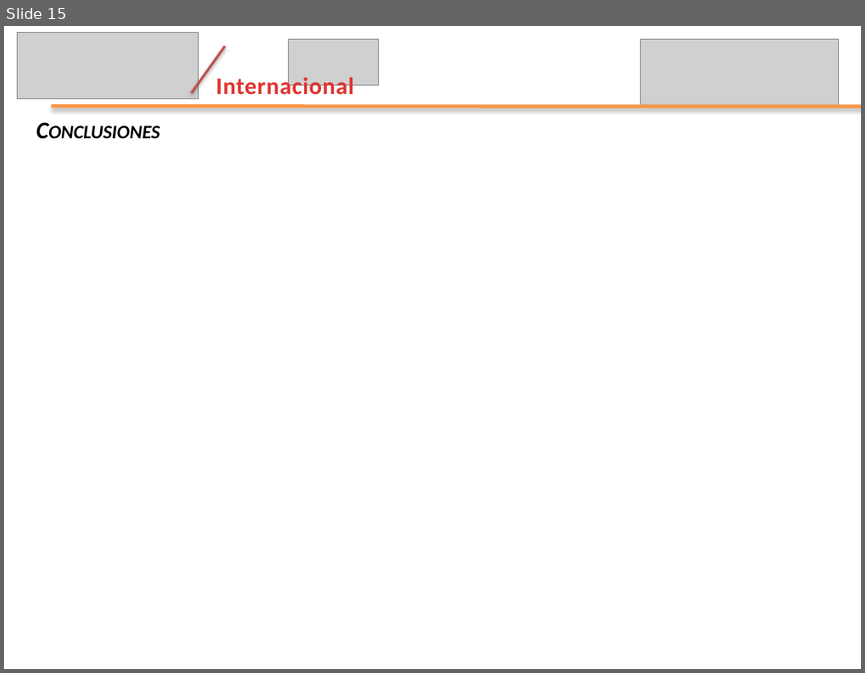
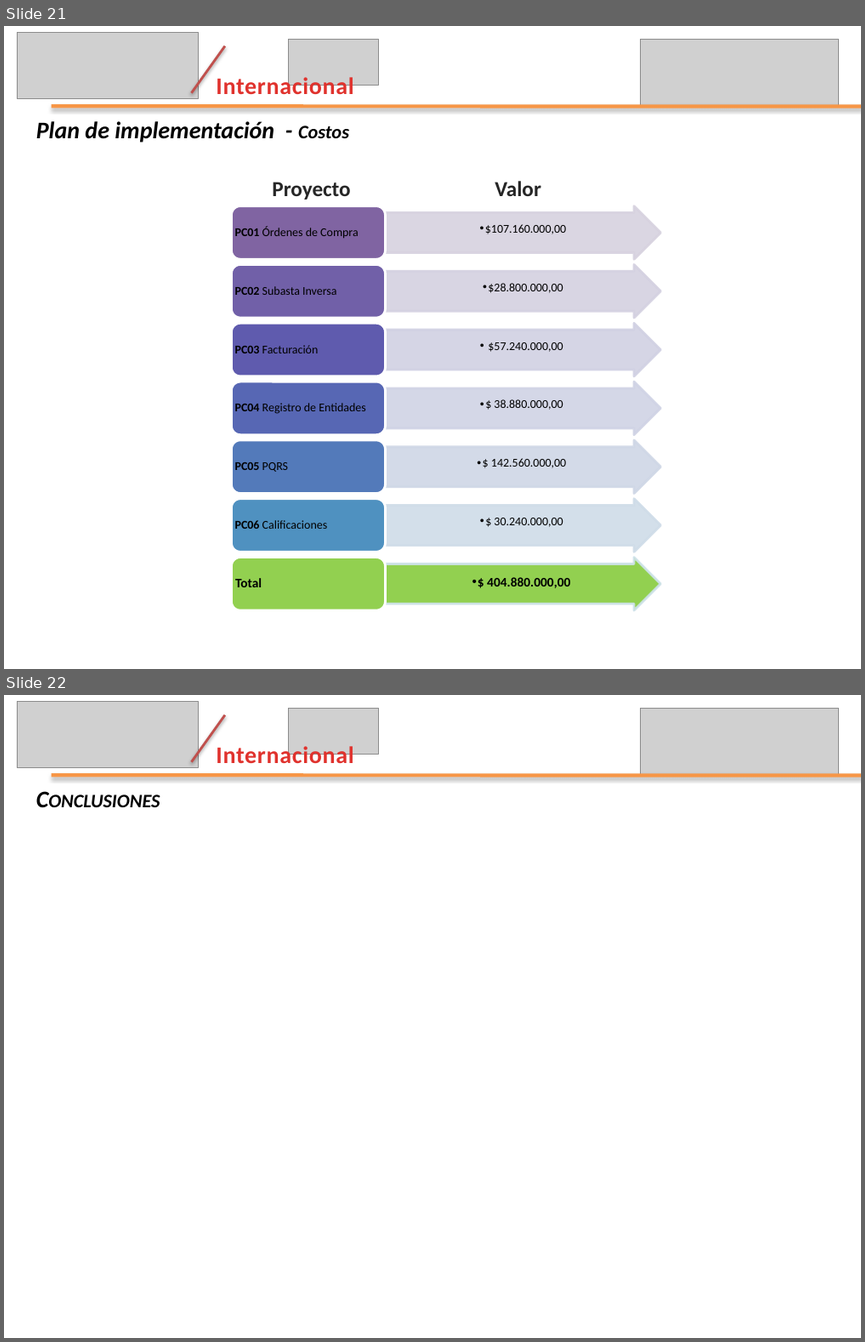
Before and after one commit to leseroth/ingenium-managment, a slide deck: CSOF5200 Proyecto 2/0727PresentacionIngenium.pptx. Shown one above the other, each under a label of ours: slide 15 before the commit, slides 21 and 22 after it. The pictures are 865x673 and 865x1342 pixels, drawn with LibreOffice and Linux fonts; fonts in the diff are those of the drawing; grey boxes stand for pictures. Boxes give left, top, right and bottom in pixels: in the first picture for what was removed or moved away, otherwise in the second. Text is boxed around its words. In the diff, an @@ line names an element or a change of style, - is before the commit and + after.

```diff
--- a/CSOF5200 Proyecto 2/0727PresentacionIngenium.pptx
+++ b/CSOF5200 Proyecto 2/0727PresentacionIngenium.pptx
@@ slide 21 added at bbox=[4, 26, 861, 669], background #FFFFFF @@
@@ picture added at bbox=[18, 33, 199, 99] @@
@@ line added from (192, 93) to (225, 46), #C0504D 2 pt @@
@@ picture added at bbox=[289, 40, 380, 86] @@
@@ picture added at bbox=[640, 40, 839, 107] @@
@@ text added at bbox=[216, 74, 353, 94], 20 pt, text gradient #E0322D to #A2201C, bold @@
+Internacional
@@ text added at bbox=[36, 121, 349, 142], 20 pt, text #000000, bold, italic @@
+  Plan de implementación - Costos
@@ line added from (51, 107) to (861, 107), #F79646 3 pt @@
@@ text added at bbox=[272, 182, 350, 199], 18 pt, text #262626, bold @@
+Proyecto
@@ text added at bbox=[494, 181, 541, 196], 18 pt, text #262626, bold @@
+Valor
@@ group added at bbox=[231, 206, 660, 610]: 14 texts, 7 right arrows, 7 rounded rectangles @@
+  •• $107.160.000,00
+PC01 Órdenes de Compra
+  •• $28.800.000,00
+PC02 Subasta Inversa
+  •• $57.240.000,00
+PC03 Facturación
+  •• $ 38.880.000,00
+PC04 Registro de Entidades
+  •• $ 142.560.000,00
+PC05 PQRS
+  •• $ 30.240.000,00
+PC06 Calificaciones
+  •• $ 404.880.000,00
+Total
@@ what was slide 15 is now slide 22 @@
```
Also in this commit, not shown: 5 slides changed, 7 other slides added, 1 slide removed.
